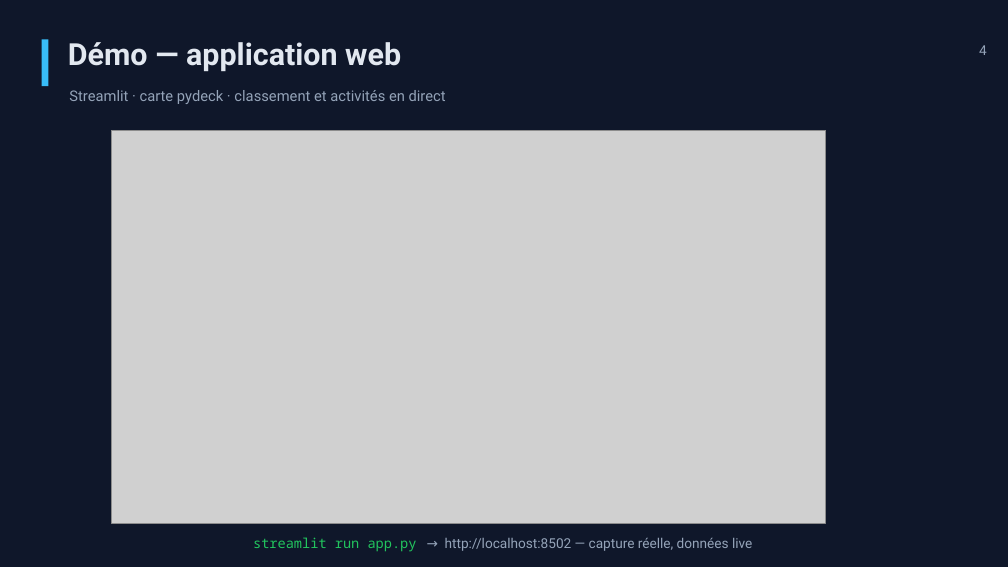
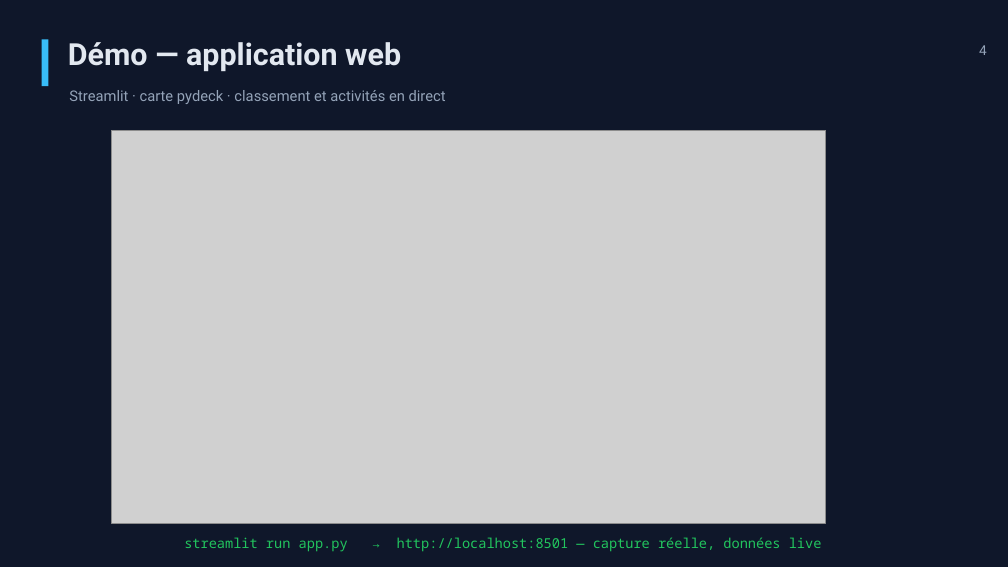
Before and after one commit to ilya32e/Tourisme-en-train, a slide deck: slide 4 of docs/presentation_escapade_v2.pptx. Drawn at 1008x567 pixels with LibreOffice and Linux fonts; fonts in the diff are those of the drawing; grey boxes stand for pictures. Boxes give left, top, right and bottom in pixels: in the first picture for what was removed or moved away, otherwise in the second. Text is boxed around its words. In the diff, an @@ line names an element or a change of style, - is before the commit and + after.

```diff
--- a/docs/presentation_escapade_v2.pptx
+++ b/docs/presentation_escapade_v2.pptx
@@ text at [184,537,822,552]: text changed; font Roboto to Noto Sans Mono; text colour #94A3B8 to #22C55E @@
-streamlit run app.py → http://localhost:8502 — capture réelle, données live
+streamlit run app.py → http://localhost:8501 — capture réelle, données live
```
Also in this commit, not shown: 6 other slides changed, 4 other files.
